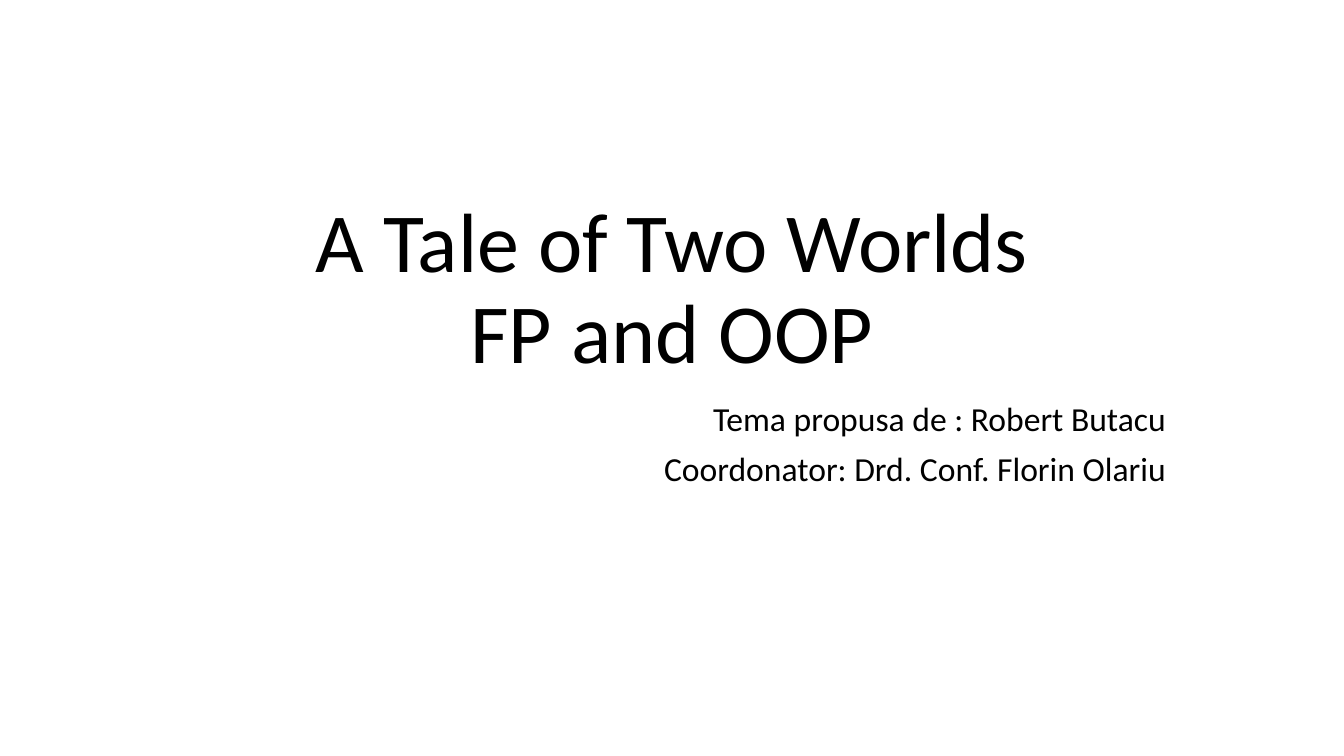
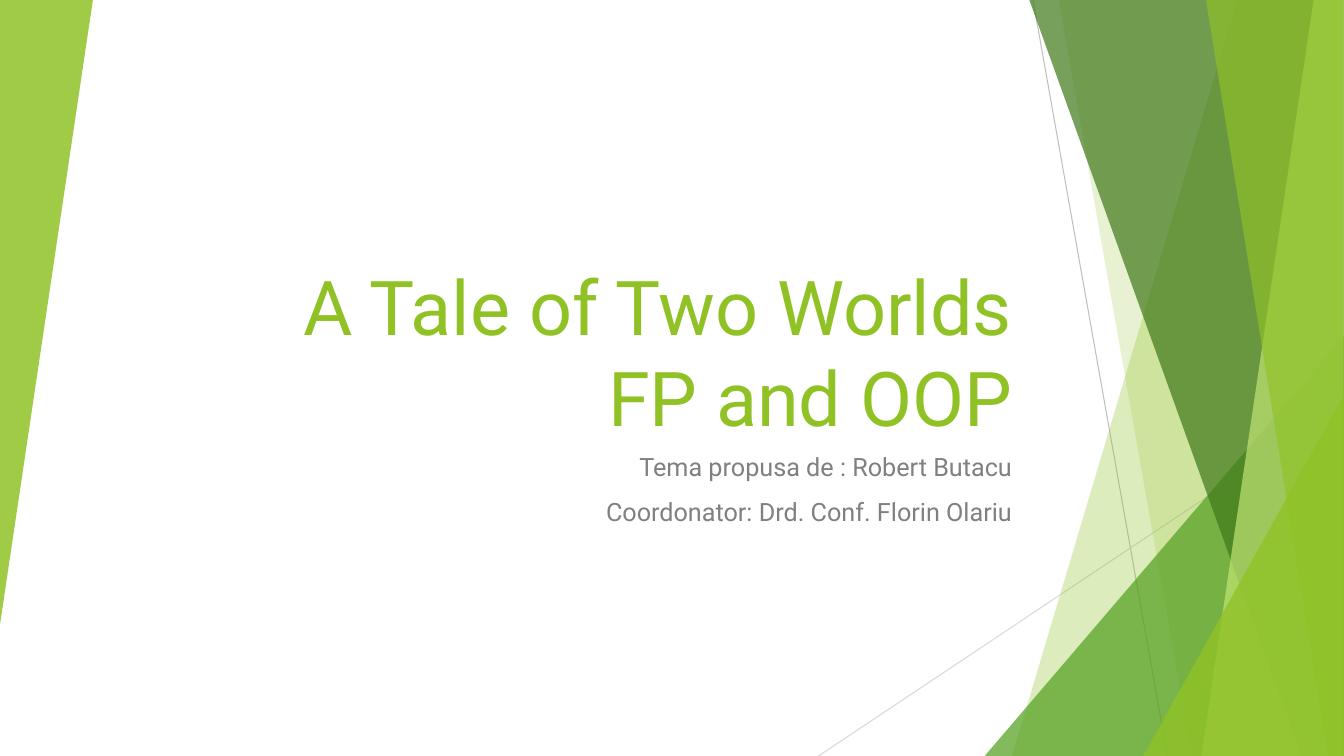
Before and after one commit to robertbutacu/bachelor-degree-work, a slide deck: slide 1 of presentation.pptx. Drawn at 1344x756 pixels with LibreOffice and Linux fonts; fonts in the diff are those of the drawing. Boxes give left, top, right and bottom in pixels: in the first picture for what was removed or moved away, otherwise in the second. Text is boxed around its words. In the diff, an @@ line names an element or a change of style, - is before the commit and + after.

```diff
--- a/presentation.pptx
+++ b/presentation.pptx
@@ group added at (x1=0, y1=0, x2=1344, y2=756): 5 freeform shapes, 3 triangles, 2 lines @@
@@ title "A Tale of Two Worlds ..." moved from (x1=316, y1=213, x2=1028, y2=364) to (x1=303, y1=277, x2=1012, y2=427) @@
@@ title "A Tale of Two Worlds ..." at (x1=303, y1=277, x2=1012, y2=427): size 60 to 54 pt, font Calibri to Roboto, text colour #000000 to #90C226; alignment centre to right; line spacing 0.9 to 1 @@
@@ subtitle "Tema propusa de : Robert ..." moved from (x1=664, y1=407, x2=1166, y2=482) to (x1=606, y1=457, x2=1012, y2=521) @@
@@ subtitle "Tema propusa de : Robert ..." at (x1=606, y1=457, x2=1012, y2=521): size 24 to 18 pt, font Calibri to Roboto, text colour #000000 to #808080; line spacing 0.9 to 1 @@
```
Also in this commit, not shown: 7 other slides changed, 4 slides added, 4 slides removed.
